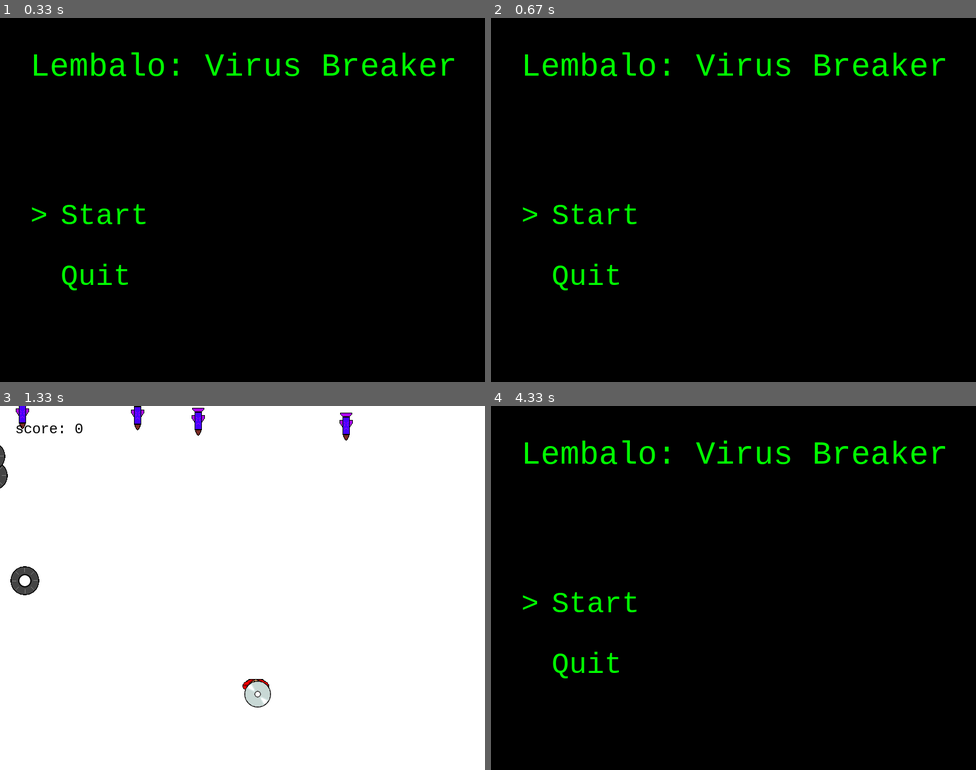
Above: before the commit, frames 1-4 (two rows, left to right).
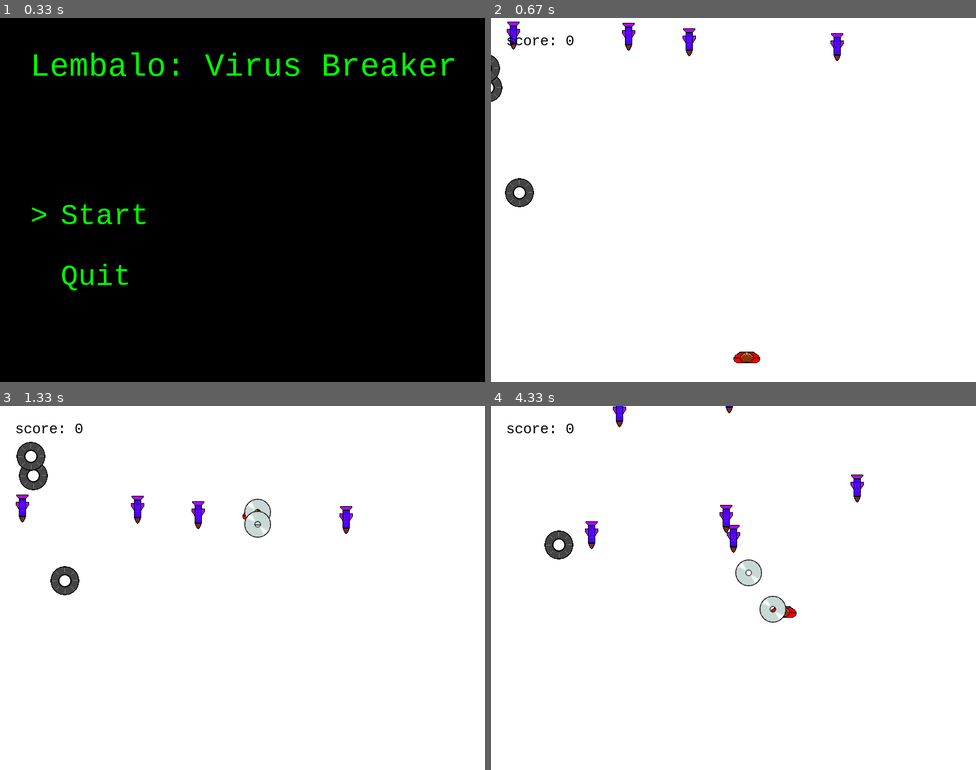
Above: after the commit, the same moments.

Repository: GilbertWilliams/Antimal2ElectricBoogaloo
Game: pygame game, started from main.py
Same seed, same stepped clock (60 frames per second), same inputs: the game is played once before the commit and once after it. The source is Python 2; it was converted automatically to run under Python 3.
Inputs:
- Up to frame 1 (0.33 s): no input
- Up to frame 2 (0.67 s): tap Enter at 0.33 s
- Up to frame 3 (1.33 s): hold Space 0.67-1.13 s; hold Up 0.67-1.13 s; hold Up from 1.17 s (still down); tap Space at 1.23 s
- Up to frame 4 (4.33 s): tap Space at 1.53, 1.73, 2.03, 2.23, 2.53, 2.8, 3.13, 3.43, 3.9, 4.3 s; release Up at 1.63 s; hold Right 1.67-2.13 s; hold Up 2.17-2.7 s; hold Down 2.73-3.03 s; hold Left 3.07-3.47 s; tap Enter at 3.5 s; hold Up 3.83-4.2 s; hold Right from 4.23 s (still down)

Frame 1 is identical in both runs. In frame 2, 100% of the frame differs, in the area x 0-100%, y 0-100%; in frame 3, 3.2%; in frame 4, 100%.

Commit message:
stuff
i don't even know what i changed

Diff:
--- a/main.py
+++ b/main.py
@@ -127,7 +127,6 @@
 Current goals:
     Add enemy projectiles
     Design the first boss fight
-    Title Screen
 '''
 
 def main():
@@ -276,8 +275,7 @@
 
         # Update the display
         pygame.display.update()
-        if keepGoing == False:
-            pygame.quit()
+    pygame.quit()
 
 class menuCursor(pygame.sprite.Sprite):
     def __init__(self, x, y):
@@ -320,7 +318,7 @@
                     elif event.key == K_UP and cursor == 1:
                         cursor = 0
                         brace.rect.y = 300
-                    elif event.key == K_SPACE:
+                    elif event.key == K_SPACE or event.key == K_RETURN:
                         if cursor == 0:
                             mainloop = False
                             main()
